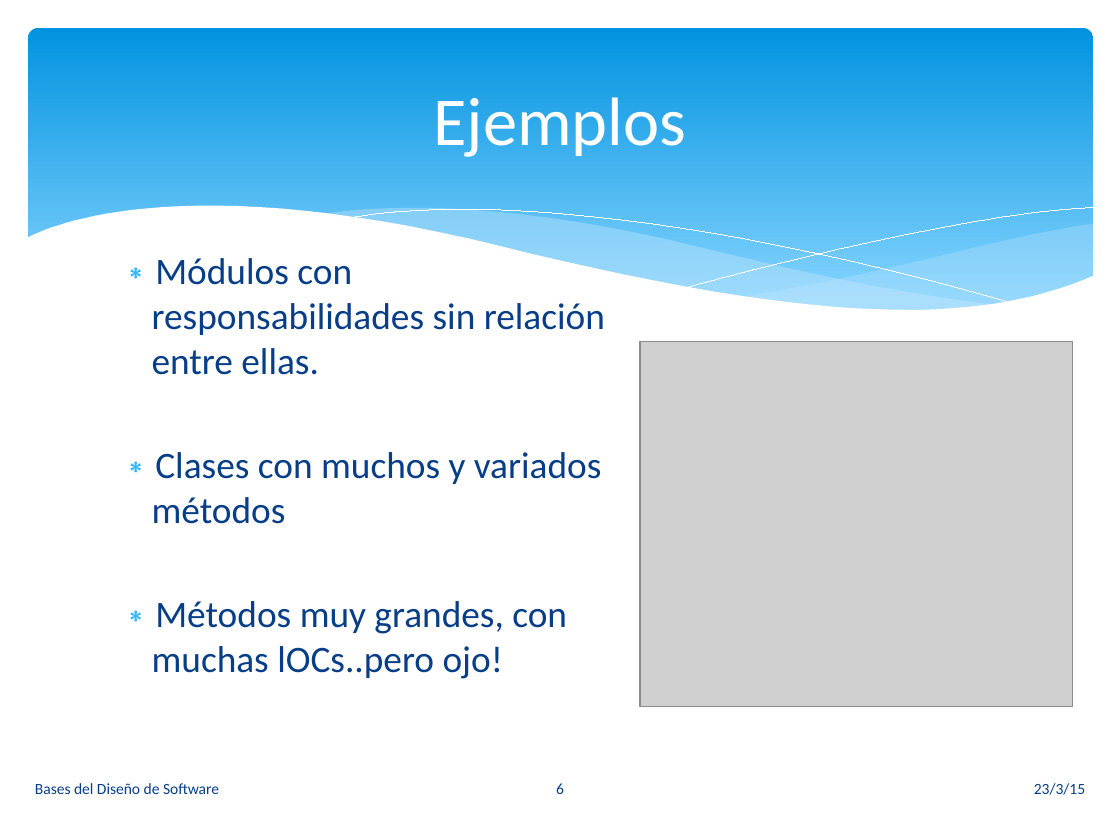
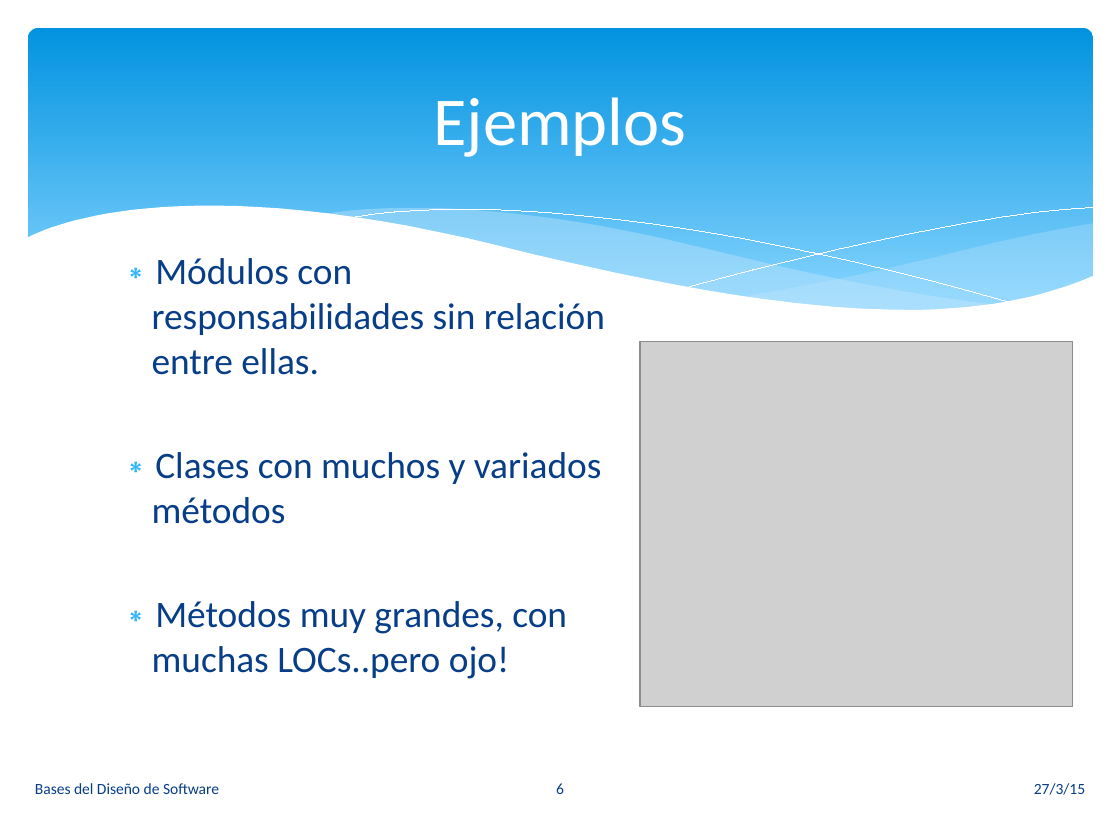
Before and after one commit to vvalotto/Base-Disenio-Software, a slide deck: slide 6 of 02. Criterios Básicos del Diseño.pptx. Drawn at 1120x840 pixels with LibreOffice and Linux fonts; fonts in the diff are those of the drawing; grey boxes stand for pictures. Boxes give left, top, right and bottom in pixels: in the first picture for what was removed or moved away, otherwise in the second. Text is boxed around its words. In the diff, an @@ line names an element or a change of style, - is before the commit and + after.

```diff
--- a/02. Criterios Básicos del Diseño.pptx
+++ b/02. Criterios Básicos del Diseño.pptx
@@ text at (152,601,567,679): text changed @@
-∗ Métodos muy grandes, con muchas lOCs..pero ojo!
+∗ Métodos muy grandes, con muchas LOCs..pero ojo!
@@ text at (1034,783,1085,795): text changed @@
-23/3/15
+27/3/15
```
Also in this commit, not shown: 38 other slides changed.
